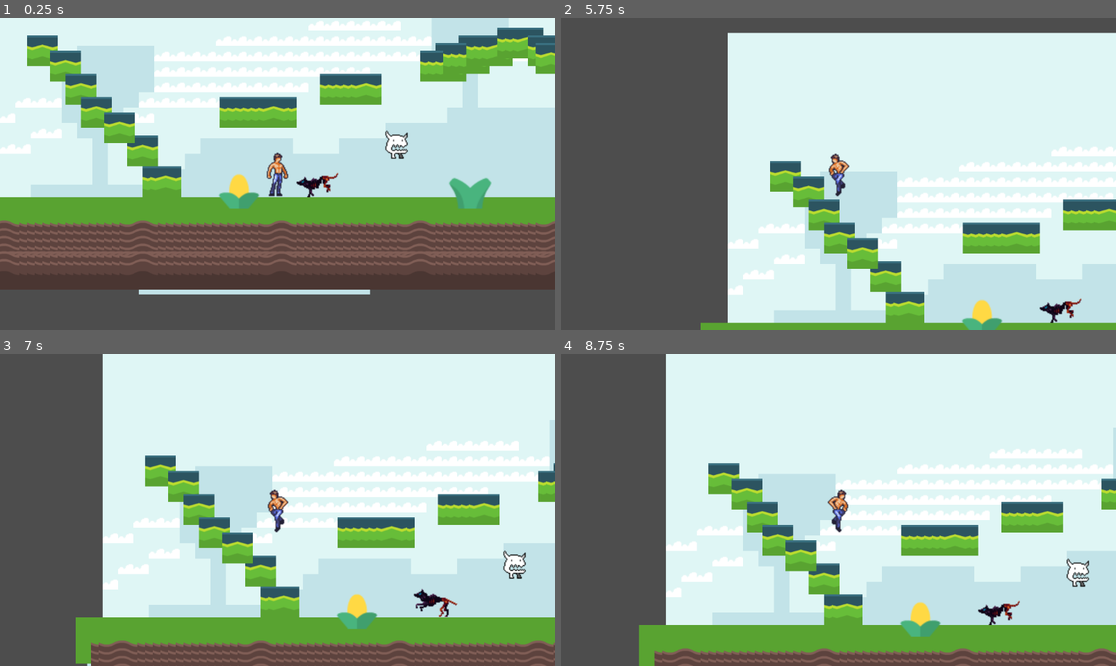
Above: before the commit, frames 1-4 (two rows, left to right).
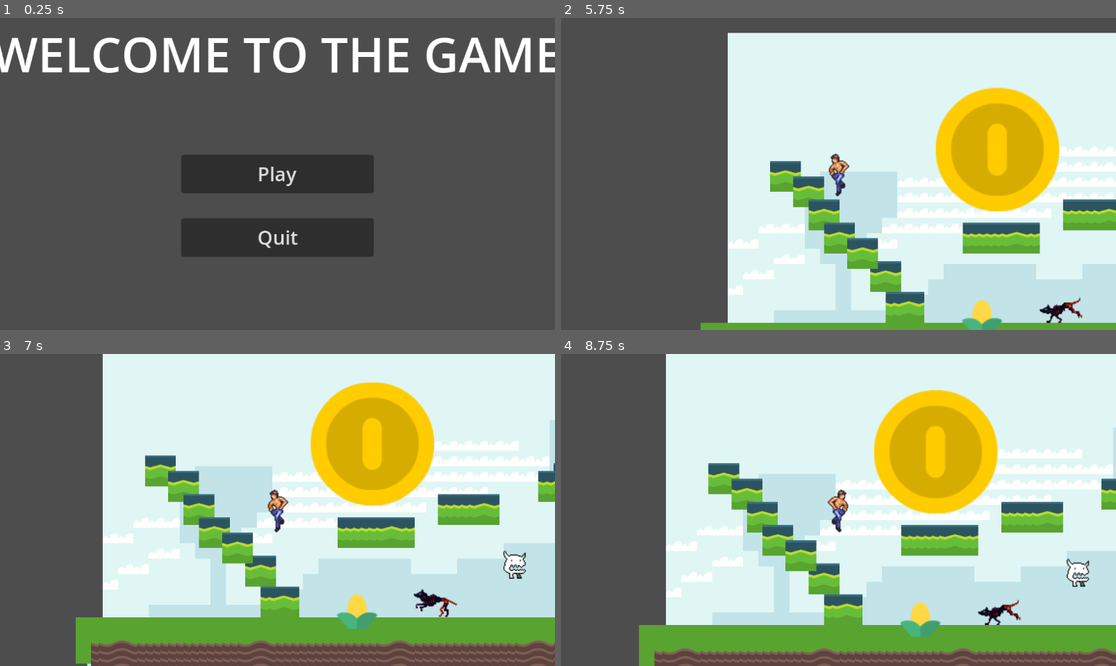
Above: after the commit, the same moments.

Repository: Allan-Mance/2D-Platformer
Game: Godot game, scene res://UI/main_menu.tscn
The game is run twice, just before and just after one commit, with the same random seed, the same clock (stepped at 60 frames per second) and the same inputs. Before the commit the project starts from res://game.tscn.
Inputs (mouse positions are in pixels of both pictures, inside the frame that each line leads up to):
- Up to frame 1 (0.25 s): no input
- Up to frame 2 (5.75 s): click (838, 174) at 0.5 s, where only the run after the commit has a clickable "Play"; hold D (Right) 1.28-2.78 s; tap Space (Attack) every 0.75 s from 1.35 to 5.1 s; tap W (Jump) at 1.52, 2.27, 3.77, 4.52, 5.27 s; hold A (Left) 2.78-3.53 s; hold D (Right) 3.53-5.03 s; hold A (Left) from 5.03 s (still down)
- Up to frame 3 (7 s): release A (Left) at 5.78 s; hold D (Right) 5.78-6.53 s; tap Space (Attack) at 5.85, 6.6 s; hold A (Left) from 6.53 s (still down); tap W (Jump) at 6.77 s
- Up to frame 4 (8.75 s): tap Space (Attack) at 7.35, 8.1 s; tap W (Jump) at 7.52, 8.27 s; release A (Left) at 8.03 s; hold D (Right) from 8.03 s (still down)

The runs differ from the first frame. In frame 1, 78% of the frame differs, in the area x 0-100%, y 0-89%; in frame 2, 7.3%; in frame 3, 7.1%; in frame 4, 7.3%.

Commit message:
Add Main Menu / Coins

Diff:
--- /dev/null
+++ b/Player/Coins.gd
@@ -0,0 +1,23 @@
+extends TileMap
+
+const BIG_NUMBER = 1000000
+var coins = []
+
+func _ready():
+	for x in range(1000):
+		for y in range(1000):
+			if get_cell_source_id(0, Vector2i(x, y)) != -1:
+				coins.append(Vector2(x,y))
+
+
+func get_coin(p):
+	var coords = local_to_map(to_local(p))
+	var min_dist = BIG_NUMBER
+	var which_coin = Vector2.ZERO
+	for c in coins:
+		var d = Vector2(coords).distance_to(c)
+		if d < min_dist:
+			min_dist = d
+			which_coin = c
+	if which_coin != Vector2.ZERO:
+		call_deferred("set_cell", 0, which_coin, -1)
--- a/Player/Player.gd
+++ b/Player/Player.gd
@@ -41,3 +41,8 @@
 
 
 	move_and_slide()
+
+
+func _on_coin_collector_body_entered(body):
+	if body.name == "$Coins":
+		body.get_coin(global_position)
--- /dev/null
+++ b/UI/main_menu.gd
@@ -0,0 +1,9 @@
+extends Control
+
+
+func _on_play_pressed():
+	get_tree().change_scene_to_file("res://game.tscn")
+
+
+func _on_quit_pressed():
+	get_tree().quit()
--- /dev/null
+++ b/UI/main_menu.tscn
@@ -0,0 +1,60 @@
+[gd_scene load_steps=2 format=3 uid="uid://biyk6jix6kayw"]
+
+[ext_resource type="Script" path="res://UI/main_menu.gd" id="1_b6w87"]
+
+[node name="Main Menu" type="Control"]
+layout_mode = 3
+anchors_preset = 15
+anchor_right = 1.0
+anchor_bottom = 1.0
+grow_horizontal = 2
+grow_vertical = 2
+script = ExtResource("1_b6w87")
+
+[node name="Label" type="Label" parent="."]
+layout_mode = 1
+anchors_preset = 15
+anchor_right = 1.0
+anchor_bottom = 1.0
+offset_bottom = -248.0
+grow_horizontal = 2
+grow_vertical = 2
+theme_override_font_sizes/font_size = 50
+text = "WELCOME TO THE GAME"
+horizontal_alignment = 1
+vertical_alignment = 1
+
+[node name="Play" type="Button" parent="."]
+layout_mode = 1
+anchors_preset = 8
+anchor_left = 0.5
+anchor_top = 0.5
+anchor_right = 0.5
+anchor_bottom = 0.5
+offset_left = -100.0
+offset_top = -20.0
+offset_right = 100.0
+offset_bottom = 20.0
+grow_horizontal = 2
+grow_vertical = 2
+theme_override_font_sizes/font_size = 20
+text = "Play"
+
+[node name="Quit" type="Button" parent="."]
+layout_mode = 1
+anchors_preset = 8
+anchor_left = 0.5
+anchor_top = 0.5
+anchor_right = 0.5
+anchor_bottom = 0.5
+offset_left = -100.0
+offset_top = 46.0
+offset_right = 100.0
+offset_bottom = 86.0
+grow_horizontal = 2
+grow_vertical = 2
+theme_override_font_sizes/font_size = 20
+text = "Quit"
+
+[connection signal="pressed" from="Play" to="." method="_on_play_pressed"]
+[connection signal="pressed" from="Quit" to="." method="_on_quit_pressed"]
--- a/game.tscn
+++ b/game.tscn
@@ -1,7 +1,9 @@
-[gd_scene load_steps=33 format=3 uid="uid://bhrt1ggmoa4d6"]
+[gd_scene load_steps=38 format=3 uid="uid://bhrt1ggmoa4d6"]
 
 [ext_resource type="Script" path="res://Player/Player.gd" id="1_3qmfc"]
 [ext_resource type="Texture2D" uid="uid://dqc7qd1qymy48" path="res://Assets/tilemap-backgrounds_packed.png" id="1_n6ff5"]
+[ext_resource type="Texture2D" uid="uid://crhnnn6lwqu4u" path="res://Assets/coin.png" id="2_pq2jq"]
+[ext_resource type="Script" path="res://Player/Coins.gd" id="3_ccpdy"]
 [ext_resource type="Texture2D" uid="uid://cu0tcuc8rf7nt" path="res://Assets/player-spritemap-v9.png" id="3_x2sum"]
 [ext_resource type="Texture2D" uid="uid://c87hu5t4j0waq" path="res://Assets/Tiles.png" id="4_0rbng"]
 [ext_resource type="Script" path="res://Camera2D.gd" id="5_8mbtu"]
@@ -66,6 +68,19 @@
 [sub_resource type="RectangleShape2D" id="RectangleShape2D_3qsev"]
 size = Vector2(1152, 50)
 
+[sub_resource type="TileSetAtlasSource" id="TileSetAtlasSource_fa0tt"]
+texture = ExtResource("2_pq2jq")
+texture_region_size = Vector2i(128, 128)
+0:0/0 = 0
+0:0/0/physics_layer_0/linear_velocity = Vector2(0, 0)
+0:0/0/physics_layer_0/angular_velocity = 0.0
+0:0/0/physics_layer_0/polygon_0/points = PackedVector2Array(-64, -64, 64, -64, 64, 64, -64, 64)
+
+[sub_resource type="TileSet" id="TileSet_hgjs0"]
+physics_layer_0/collision_layer = 8
+physics_layer_0/collision_mask = 8
+sources/0 = SubResource("TileSetAtlasSource_fa0tt")
+
 [sub_resource type="AtlasTexture" id="AtlasTexture_w04rx"]
 atlas = ExtResource("3_x2sum")
 region = Rect2(92, 0, 46, 50)
@@ -208,6 +223,10 @@
 
 [sub_resource type="RectangleShape2D" id="RectangleShape2D_kcbpn"]
 size = Vector2(16, 46)
+
+[sub_resource type="CapsuleShape2D" id="CapsuleShape2D_yo3wn"]
+radius = 15.0
+height = 48.0
 
 [sub_resource type="TileSetAtlasSource" id="TileSetAtlasSource_pto20"]
 texture = ExtResource("4_0rbng")
@@ -1202,6 +1221,12 @@
 [node name="CollisionShape2D" type="CollisionShape2D" parent="StaticBody2D"]
 shape = SubResource("RectangleShape2D_3qsev")
 
+[node name="Coins" type="TileMap" parent="."]
+tile_set = SubResource("TileSet_hgjs0")
+format = 2
+layer_0/tile_data = PackedInt32Array(-393218, 0, 0, -720880, 0, 0, -65488, 0, 0, -458715, 0, 0)
+script = ExtResource("3_ccpdy")
+
 [node name="Player" type="CharacterBody2D" parent="."]
 position = Vector2(0, 50)
 script = ExtResource("1_3qmfc")
@@ -1217,6 +1242,14 @@
 position = Vector2(-2, 1)
 shape = SubResource("RectangleShape2D_kcbpn")
 
+[node name="Coin_Collector" type="Area2D" parent="Player"]
+collision_layer = 8
+collision_mask = 8
+
+[node name="CollisionShape2D" type="CollisionShape2D" parent="Player/Coin_Collector"]
+position = Vector2(0, 3)
+shape = SubResource("CapsuleShape2D_yo3wn")
+
 [node name="Platform" type="TileMap" parent="."]
 scale = Vector2(0.5, 0.5)
 tile_set = SubResource("TileSet_fbjpt")
@@ -1239,3 +1272,5 @@
 
 [node name="Monster" parent="Enemy" instance=ExtResource("7_g5ckm")]
 position = Vector2(75, 11)
+
+[connection signal="body_entered" from="Player/Coin_Collector" to="Player" method="_on_coin_collector_body_entered"]
--- a/project.godot
+++ b/project.godot
@@ -11,7 +11,7 @@
 [application]
 
 config/name="2D Platformer"
-run/main_scene="res://game.tscn"
+run/main_scene="res://UI/main_menu.tscn"
 config/features=PackedStringArray("4.1", "GL Compatibility")
 config/icon="res://icon.svg"
 
Binary file added: Assets/coin.png
Not shown, added: Assets/coin.png.import
